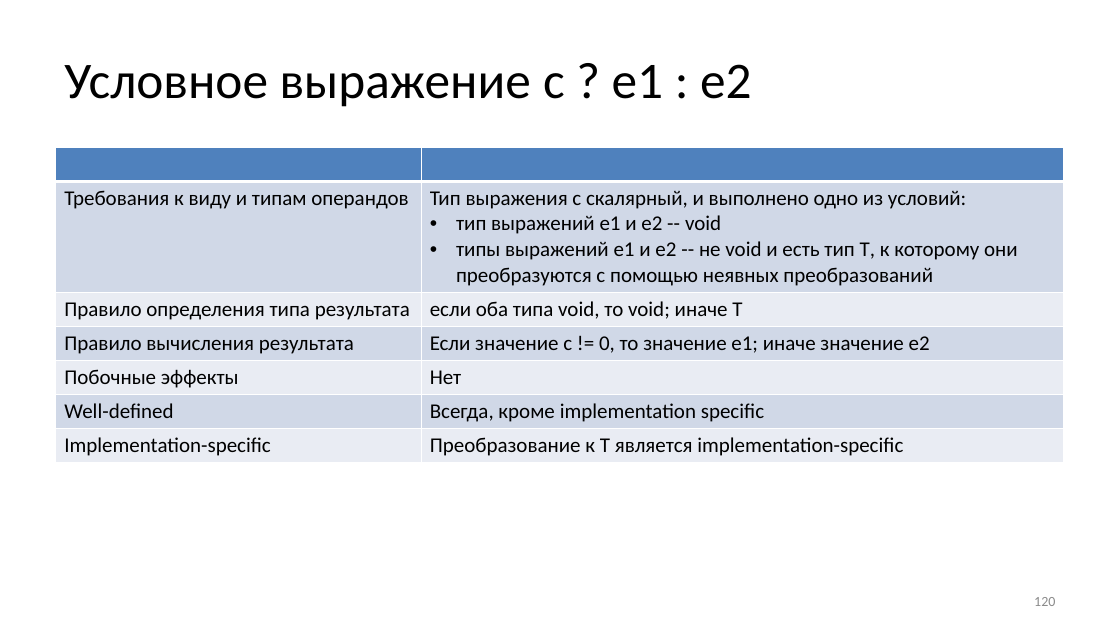
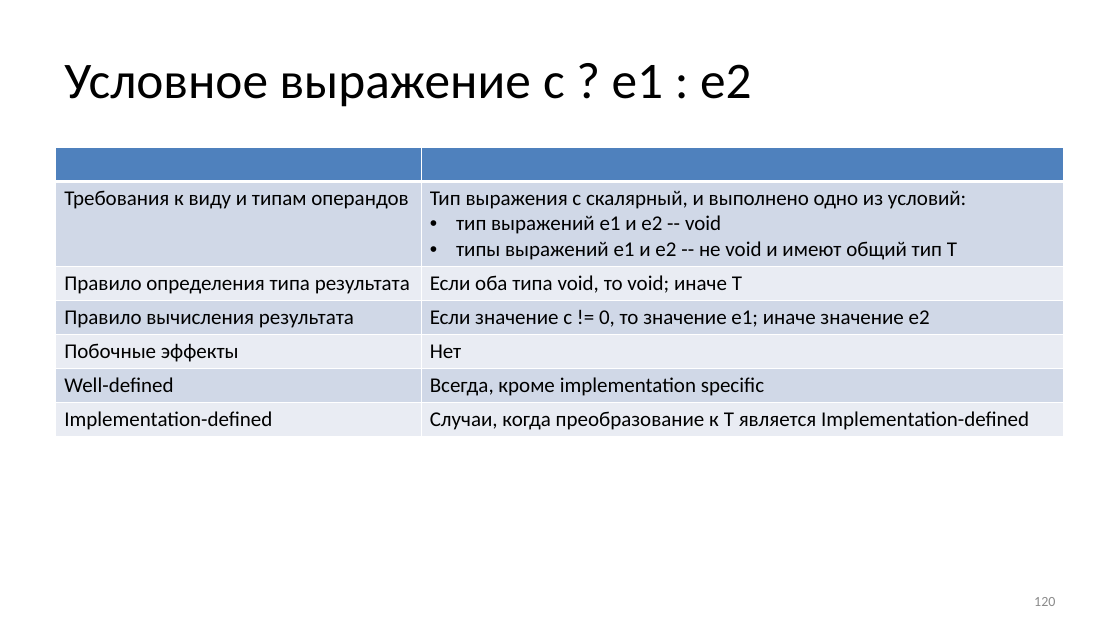
Before and after one commit to Evgueni-Petrov-aka-espetrov/Algorithms-and-Programming-in-C-pptx, a slide deck: slide 120 of 04 Выражения.pptx. Drawn at 1120x630 pixels with LibreOffice and Linux fonts; fonts in the diff are those of the drawing. Boxes give left, top, right and bottom in pixels: in the first picture for what was removed or moved away, otherwise in the second. Text is boxed around its words. In the diff, an @@ line names an element or a change of style, - is before the commit and + after.

```diff
--- a/04 Выражения.pptx
+++ b/04 Выражения.pptx
@@ table at <box>56,147,1065,435</box> @@
-row 2, column 2: Тип выражения с скалярный, и выполнено одно из условий: / тип выражений е1 и е2 -- void / типы выражений е1 и е2 -- не void и есть тип T, к которому они преобразуются с помощью неявных преобразований
+row 2, column 2: Тип выражения с скалярный, и выполнено одно из условий: / тип выражений е1 и е2 -- void / типы выражений е1 и е2 -- не void и имеют общий тип T
-row 3, column 2: если оба типа void, то void; иначе T
+row 3, column 2: Если оба типа void, то void; иначе T
-row 7, column 1: Implementation-specific
+row 7, column 1: Implementation-defined
-row 7, column 2: Преобразование к T является implementation-specific
+row 7, column 2: Случаи, когда преобразование к T является Implementation-defined
```
Also in this commit, not shown: 26 other slides changed.
